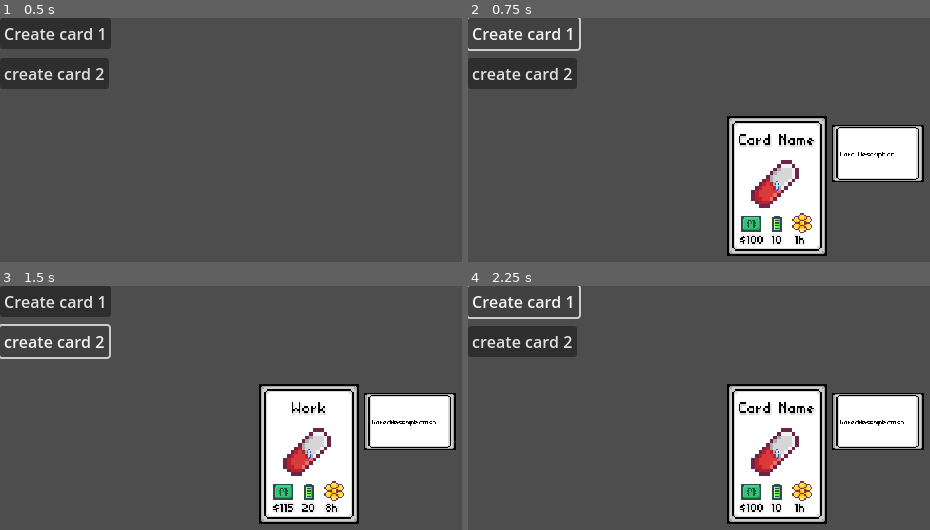
Above: before the commit, frames 1-4 (two rows, left to right).
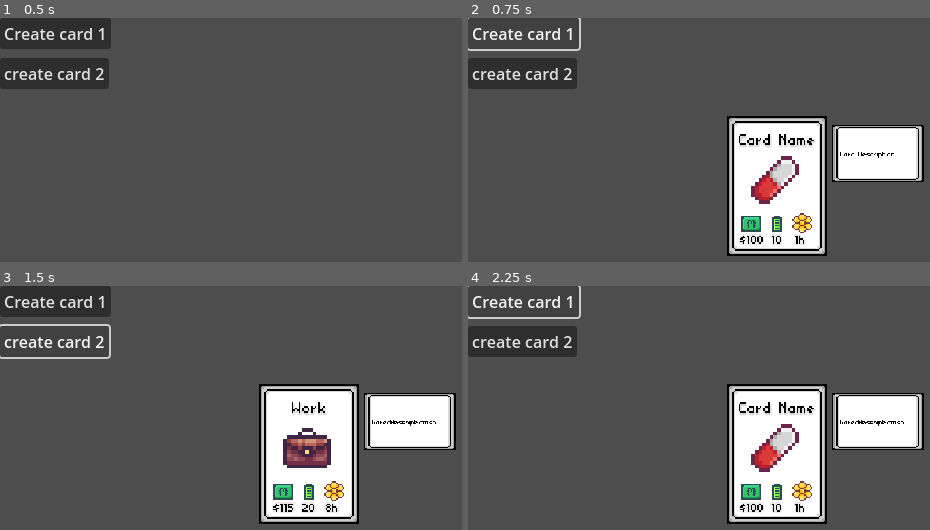
Above: after the commit, the same moments.

Repository: T-Cog/Card-Life
Game: Godot game, scene res://scenes/card_hand.tscn
Same seed, same stepped clock (60 frames per second), same inputs: the game is played once before the commit and once after it.
Inputs:
- Up to frame 1 (0.5 s): no input
- Up to frame 2 (0.75 s): click "Create card 1" at 0.5 s
- Up to frame 3 (1.5 s): click "create card 2" at 1.25 s
- Up to frame 4 (2.25 s): click "Create card 1" at 2 s

Frame 1 is identical in both runs. In frame 2, 0.9% of the frame differs, in the area x 61-72%, y 56-78%; in frame 3, 1.6%, in the area x 61-72%, y 58-78%; in frame 4, 0.9%.
Error before the commit: Invalid assignment of property or key 'Texture2D' with value of type 'Nil' on a base object of type 'Sprite2D'. (res://scripts/card.gd:34)

Commit message:
Updated card.gd sprite swap
card script now updates card texture as set in-editor

Diff:
--- a/project.godot
+++ b/project.godot
@@ -12,7 +12,7 @@
 
 config/name="Card Life"
 run/main_scene="res://scenes/card_hand.tscn"
-config/features=PackedStringArray("4.2", "Forward Plus")
+config/features=PackedStringArray("4.3", "Forward Plus")
 config/icon="res://icon.svg"
 
 [display]
--- a/scenes/card_hand.tscn
+++ b/scenes/card_hand.tscn
@@ -22,8 +22,6 @@
 position = Vector2(113, 180)
 cardName = "name 2"
 cardDescription = "This shit also testing. Lets see just how far I can strecth this text out for. I feel like it has to have passed the box by this point, but idk. Maybe it'll surprise me. Hopefully it doesn't break it somehow"
-cardImage = Object(Sprite2D,"_import_path":NodePath(""),"unique_name_in_owner":false,"process_mode":0,"process_priority":0,"process_physics_priority":0,"process_thread_group":0,"editor_description":"","visible":false,"modulate":Color(1, 1, 1, 1),"self_modulate":Color(1, 1, 1, 1),"show_behind_parent":false,"top_level":false,"clip_children":0,"light_mask":1,"visibility_layer":1,"z_index":0,"z_as_relative":true,"y_sort_enabled":false,"texture_filter":0,"texture_repeat":0,"material":null,"use_parent_material":false,"position":Vector2(-126, 52),"rotation":0.0,"scale":Vector2(1, 1),"skew":0.0,"texture":ExtResource("2_c55eb"),"centered":true,"offset":Vector2(0, 0),"flip_h":false,"flip_v":false,"hframes":1,"vframes":1,"frame":0,"region_enabled":false,"region_rect":Rect2(0, 0, 0, 0),"region_filter_clip_enabled":false,"script":null)
-
 cost_money = 1568
 cost_energy = 44
 cost_time = 3.0
--- a/scenes/card_template.tscn
+++ b/scenes/card_template.tscn
@@ -9,7 +9,6 @@
 [ext_resource type="LabelSettings" uid="uid://cd2hk7mx01co4" path="res://fonts/font_settings/font_name.tres" id="6_oaqwm"]
 [ext_resource type="FontFile" uid="uid://hw4xtho3tuld" path="res://fonts/PLACEHOLDER_fonts/cc.yal.6w4.ttf" id="7_32m72"]
 [ext_resource type="Texture2D" uid="uid://cy6emkrjdscw" path="res://sprites/PLACEHOLDER_Sprites/Icons_Placeholder/Medicine.png" id="9_xw8w1"]
-[ext_resource type="Texture2D" uid="uid://bvl83f627aywf" path="res://sprites/PLACEHOLDER_Sprites/Icons_Placeholder/Bottle.png" id="10_xfbot"]
 
 [sub_resource type="LabelSettings" id="LabelSettings_katsn"]
 font = ExtResource("7_32m72")
@@ -18,8 +17,7 @@
 [node name="card_template" type="Node2D"]
 scale = Vector2(0.6, 0.6)
 script = ExtResource("1_74oks")
-cardImage = Object(Sprite2D,"_import_path":NodePath(""),"unique_name_in_owner":false,"process_mode":0,"process_priority":0,"process_physics_priority":0,"process_thread_group":0,"editor_description":"","visible":true,"modulate":Color(1, 1, 1, 1),"self_modulate":Color(1, 1, 1, 1),"show_behind_parent":false,"top_level":false,"clip_children":0,"light_mask":1,"visibility_layer":1,"z_index":0,"z_as_relative":true,"y_sort_enabled":false,"texture_filter":0,"texture_repeat":0,"material":null,"use_parent_material":false,"position":Vector2(0, 0),"rotation":0.0,"scale":Vector2(1, 1),"skew":0.0,"texture":ExtResource("10_xfbot"),"centered":true,"offset":Vector2(0, 0),"flip_h":false,"flip_v":false,"hframes":1,"vframes":1,"frame":0,"region_enabled":false,"region_rect":Rect2(0, 0, 0, 0),"region_filter_clip_enabled":false,"script":null)
-
+cardImage = ExtResource("9_xw8w1")
 
 [node name="BaseCardSprite" type="Sprite2D" parent="."]
 scale = Vector2(2.78333, 2.78333)
@@ -115,8 +113,5 @@
 [node name="CardImage" type="Node2D" parent="."]
 
 [node name="CardImageCanvas" type="Sprite2D" parent="CardImage"]
+position = Vector2(0, -6.66667)
 scale = Vector2(6.08217, 6.08217)
-texture = ExtResource("9_xw8w1")
-
-[node name="CardImageSprite" type="Sprite2D" parent="CardImage"]
-texture = ExtResource("10_xfbot")
--- a/scenes/cards/Meds.tscn
+++ b/scenes/cards/Meds.tscn
@@ -1,18 +1,12 @@
-[gd_scene load_steps=3 format=3 uid="uid://bijidm7m815xw"]
+[gd_scene load_steps=2 format=3 uid="uid://bijidm7m815xw"]
 
 [ext_resource type="PackedScene" uid="uid://c7isv5qiwegkf" path="res://scenes/card_template.tscn" id="1_vj1fu"]
-[ext_resource type="Texture2D" uid="uid://cy6emkrjdscw" path="res://sprites/PLACEHOLDER_Sprites/Icons_Placeholder/Medicine.png" id="2_ru108"]
 
 [node name="Meds" type="Node2D"]
 
 [node name="card_template" parent="." instance=ExtResource("1_vj1fu")]
 cardName = "Meds"
 cardDescription = "Pick up your perscription"
-cardImage = Object(Sprite2D,"_import_path":NodePath(""),"unique_name_in_owner":false,"process_mode":0,"process_priority":0,"process_physics_priority":0,"process_thread_group":0,"editor_description":"","visible":true,"modulate":Color(1, 1, 1, 1),"self_modulate":Color(1, 1, 1, 1),"show_behind_parent":false,"top_level":false,"clip_children":0,"light_mask":1,"visibility_layer":1,"z_index":0,"z_as_relative":true,"y_sort_enabled":false,"texture_filter":0,"texture_repeat":0,"material":null,"use_parent_material":false,"position":Vector2(0, 0),"rotation":0.0,"scale":Vector2(1, 1),"skew":0.0,"texture":ExtResource("2_ru108"),"centered":true,"offset":Vector2(0, 0),"flip_h":false,"flip_v":false,"hframes":1,"vframes":1,"frame":0,"region_enabled":false,"region_rect":Rect2(0, 0, 0, 0),"region_filter_clip_enabled":false,"script":null)
-
 cost_money = 45
 cost_energy = 5
 cost_time = 0.5
-
-[node name="CardImage" type="Sprite2D" parent="."]
-texture = ExtResource("2_ru108")
--- a/scenes/cards/Work.tscn
+++ b/scenes/cards/Work.tscn
@@ -8,12 +8,7 @@
 [node name="card_template" parent="." instance=ExtResource("1_oc3ec")]
 cardName = "Work"
 cardDescription = "Go earn some cash"
-cardImage = Object(Sprite2D,"_import_path":NodePath(""),"unique_name_in_owner":false,"process_mode":0,"process_priority":0,"process_physics_priority":0,"process_thread_group":0,"editor_description":"","visible":false,"modulate":Color(1, 1, 1, 1),"self_modulate":Color(1, 1, 1, 1),"show_behind_parent":false,"top_level":false,"clip_children":0,"light_mask":1,"visibility_layer":1,"z_index":0,"z_as_relative":true,"y_sort_enabled":false,"texture_filter":0,"texture_repeat":0,"material":null,"use_parent_material":false,"position":Vector2(0, 0),"rotation":0.0,"scale":Vector2(1, 1),"skew":0.0,"texture":ExtResource("2_0nvhk"),"centered":true,"offset":Vector2(0, 0),"flip_h":false,"flip_v":false,"hframes":1,"vframes":1,"frame":0,"region_enabled":false,"region_rect":Rect2(0, 0, 0, 0),"region_filter_clip_enabled":false,"script":null)
-
+cardImage = ExtResource("2_0nvhk")
 cost_money = 115
 cost_energy = 20
 cost_time = 8.0
-
-[node name="Card Image" type="Sprite2D" parent="."]
-visible = false
-texture = ExtResource("2_0nvhk")
--- a/scripts/card.gd
+++ b/scripts/card.gd
@@ -1,4 +1,5 @@
 class_name Card extends Node2D
+
 
 @export var cardName: String = "Card Name" #Stores name of card
 @export var cardDescription: String = "Card Description" #Stores pop-up description
@@ -15,23 +16,25 @@
 @onready var costLabel_time: Label = $CostDisplay/TimeCost/TimeCostLabel
 @onready var nameLabel: Label = $CardName/NameLabel
 @onready var descriptionLabel: Label = $CardDescription/DescriptionLabel
-@onready var cardImageCanvas: Sprite2D = $CardImage/CardImageSprite
+@onready var cardImageCanvas: Sprite2D = $CardImage/CardImageCanvas
 
 # Called when the node enters the scene tree for the first time.
 func _ready():
-	set_card_values(cost_money, cost_energy, cost_time, cardName, cardDescription, cardImage)
+	set_card_values(cost_money, cost_energy, cost_time,
+	cardName, cardDescription, cardImage)
 
 
 
 #Adjusts labels and image to show costs and sprite set in-editor
-func set_card_values(_costM: int, _costE: int, _costT: float, _name: String, _description: String, _image: Texture2D):
+func set_card_values(_costM: int, _costE: int, _costT: float,
+_name: String, _description: String, _image: Texture2D):
 	costLabel_money.set_text("$" + str(_costM))
 	costLabel_energy.set_text(str(_costE))
 	costLabel_time.set_text(str(_costT) + "h")
 
 	nameLabel.set_text(_name)
 	descriptionLabel.set_text((_description))
-	cardImageCanvas.Texture2D = _image
+	cardImageCanvas.texture = _image
 
 
 # Called every frame. 'delta' is the elapsed time since the previous frame.
Not shown, changed: fonts/PLACEHOLDER_fonts/cc.yal.6w4.ttf.import
Not shown: 1 places in scenes/card_template.tscn that only renumber resources
